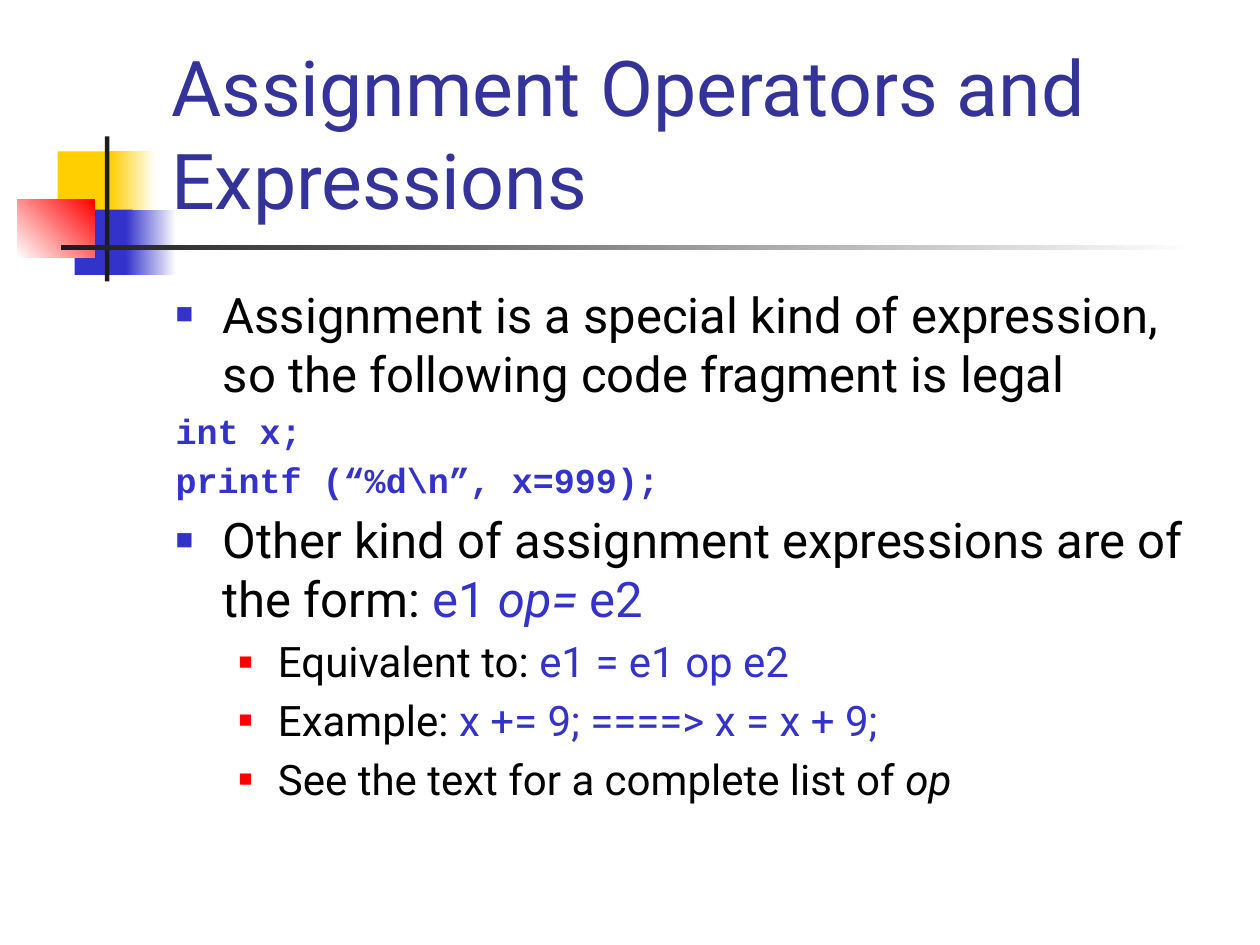
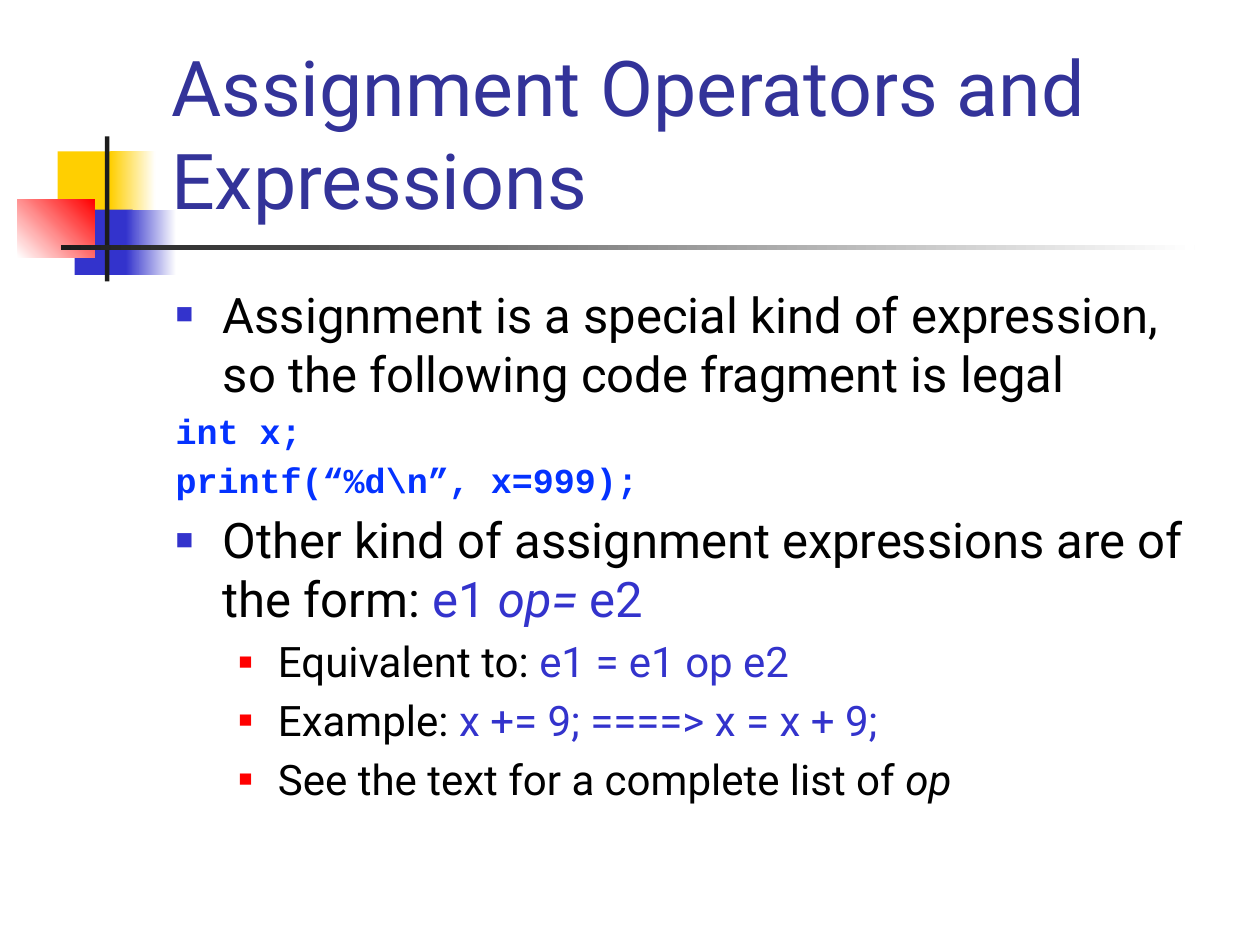
Before and after one commit to csslab-ustc/csslab-ustc.github.io, a slide deck: slide 20 of courses/sysprog/slides/lec03-exp.pptx. Drawn at 1260x945 pixels with LibreOffice and Linux fonts; fonts in the diff are those of the drawing. Boxes give left, top, right and bottom in pixels: in the first picture for what was removed or moved away, otherwise in the second. Text is boxed around its words. In the diff, an @@ line names an element or a change of style, - is before the commit and + after.

```diff
--- a/courses/sysprog/slides/lec03-exp.pptx
+++ b/courses/sysprog/slides/lec03-exp.pptx
@@ text at (176,419,302,451): text colour #3333CC to #0432FF in "int x;" @@
@@ text at (176,468,638,501): text changed; text colour #3333CC to #0432FF @@
-printf (“%d\n”, x=999);
+printf(“%d\n”, x=999);
```
Also in this commit, not shown: 10 other slides changed, 28 other files.
